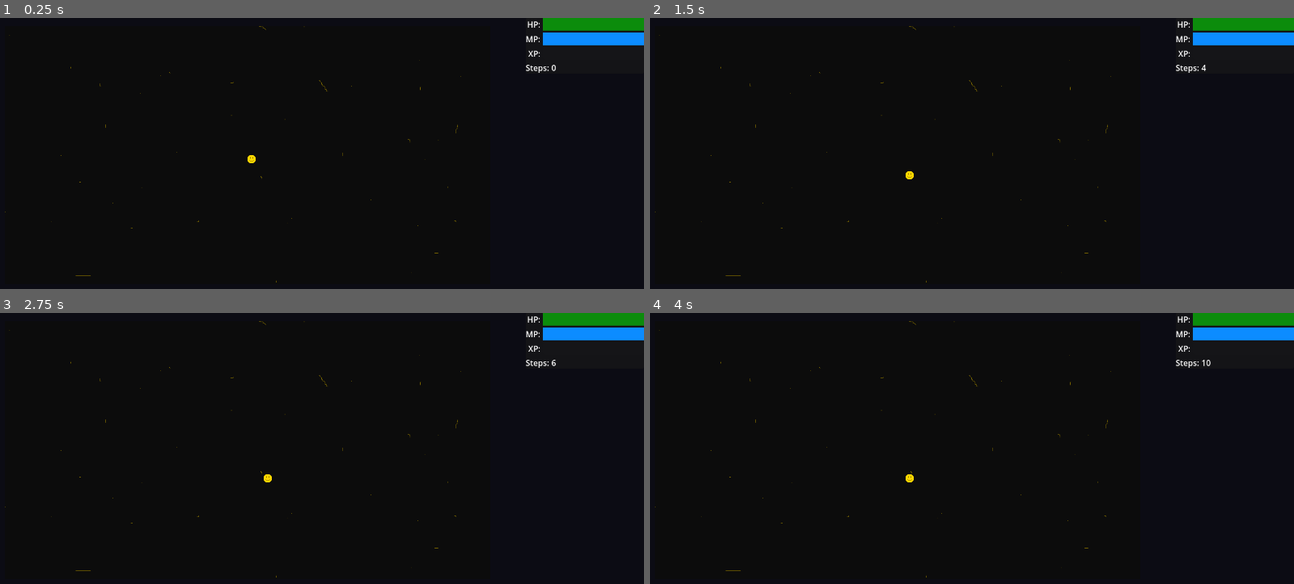
Above: before the commit, frames 1-4 (two rows, left to right).
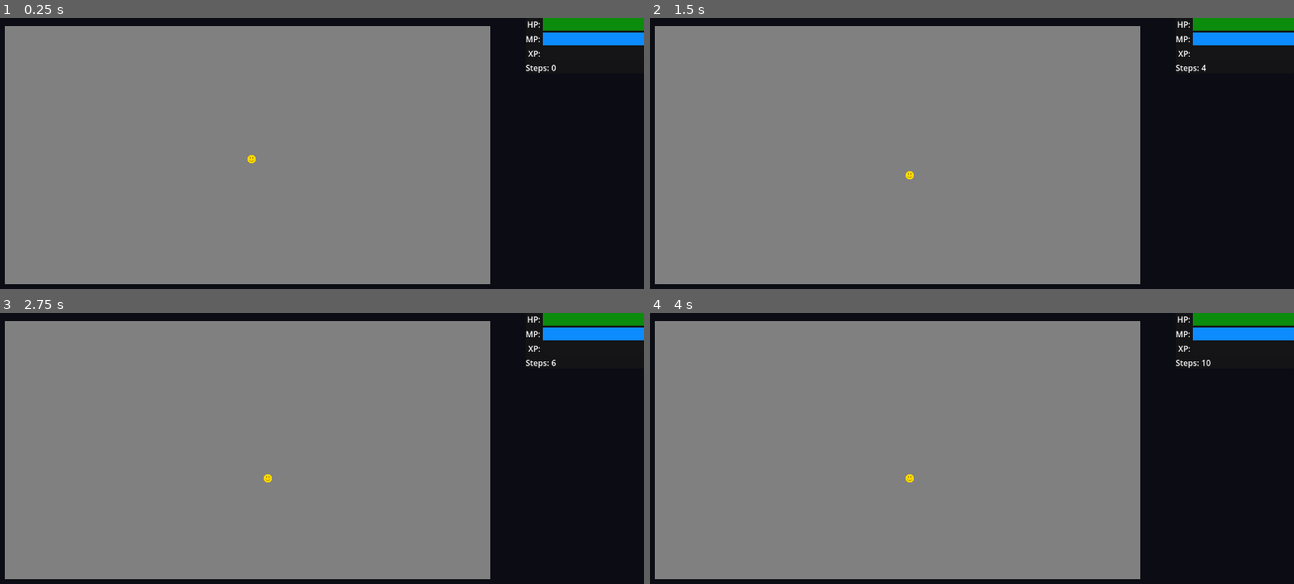
Above: after the commit, the same moments.

Repository: Nopfed/rog
Game: Godot game, scene res://scenes/HUD/HUD.tscn
Two runs of this game, one before a commit and one after it. Both use one fixed random seed, a clock stepped at 60 frames per second and the inputs below.
Inputs:
- Up to frame 1 (0.25 s): no input
- Up to frame 2 (1.5 s): tap Enter at 0.5 s; hold Keypad 3 (down_right) 0.53-1.28 s; tap Keypad 5 (wait) at 0.6, 1.35 s; tap Space at 1.25 s; hold Keypad 2 (down) from 1.28 s (still down)
- Up to frame 3 (2.75 s): tap Enter at 2 s; release Keypad 2 (down) at 2.03 s; hold Keypad 3 (down_right) from 2.03 s (still down); tap Keypad 5 (wait) at 2.1 s
- Up to frame 4 (4 s): tap Space at 2.75 s; release Keypad 3 (down_right) at 2.78 s; hold Keypad 8 (up) 2.78-3.53 s; tap Keypad 5 (wait) at 2.85, 3.6 s; tap Enter at 3.5 s; hold Keypad 1 (down_left) from 3.53 s (still down)

The runs differ from the first frame. In frame 1, 72% of the frame differs, in the area x 0-77%, y 2-99%; in frame 2, 72%; in frame 3, 72%; in frame 4, 72%.

Commit message:
WIP: Map generation

Diff:
--- a/game.gd
+++ b/game.gd
@@ -2,11 +2,17 @@
 
 @onready var exitScene = preload("res://scenes/exit/exit.tscn")
 
-const MAX_MAP_WIDTH = 100
-const MAX_MAP_HEIGHT = 100
-const MIN_MAP_WIDTH = 20
-const MIN_MAP_HEIGHT = 20
+@export var noiseTexture: NoiseTexture2D
 
+const MAX_MAP_WIDTH := 100
+const MAX_MAP_HEIGHT := 100
+const MIN_MAP_WIDTH := 20
+const MIN_MAP_HEIGHT := 20
+const WATER_HEIGHT := -0.6
+const FLOOR_HEIGHT := 0.6
+#const WALL_HEIGHT := 1.0
+
+var noise: Noise
 
 func _ready() -> void:
 	newGame()
@@ -15,28 +21,56 @@
 func newGame():
 	randomize()
 	Global.initialize()
+	noise = noiseTexture.noise
+	noise.seed = randi()
 	drawMap()
 
 
 func drawMap():
-	var map_width = randi_range(MIN_MAP_WIDTH, MAX_MAP_WIDTH)
-	var map_height = randi_range(MIN_MAP_HEIGHT, MAX_MAP_HEIGHT)
+	# TODO -> Starting safe zone
+	# TODO -> If not drawing the first floor, create staircase back up
+	# TODO -> Spawn monsters on non-wall tiles
+	var noiseValue
+	var mapWidth = randi_range(MIN_MAP_WIDTH, MAX_MAP_WIDTH)
+	var mapHeight = randi_range(MIN_MAP_HEIGHT, MAX_MAP_HEIGHT)
+	var floorTiles: Array
 
 	$TileMapLayer.clear()
 
-	# Place Exit Tile
-	var exitX = randi_range(0, map_width)
-	var exitY = randi_range(0, map_height)
+	# Draw Tiles
+	for x in range(-mapWidth, mapWidth):
+		for y in range(-mapHeight, mapHeight):
+			noiseValue = noise.get_noise_2d(x, y)
+			print(noiseValue)
+			# if there is not a pre-drawn cell
+			if $TileMapLayer.get_cell_source_id(Vector2(x, y)) < 0:
+				# Draw Walls
+				if noiseValue > FLOOR_HEIGHT:
+					$TileMapLayer.set_cell(
+						Vector2(x, y),
+						0,
+						Vector2(0, 0)
+					)
+				# Draw floor
+				elif noiseValue > WATER_HEIGHT:
+					floorTiles.append(Vector2(x, y))
+					$TileMapLayer.set_cell(
+						Vector2(x, y),
+						0,
+						Vector2(2, 0)
+					)
+				# Draw water
+				else:
+					$TileMapLayer.set_cell(
+						Vector2(x, y),
+						0,
+						Vector2(5, 0)
+					)
+	var exitCoords = floorTiles.pick_random()
 
-	$TileMapLayer.set_cell(Vector2(exitX, exitY), 0, Vector2(0, 8))
+	$TileMapLayer.set_cell(exitCoords, 0, Vector2(0, 8))
 
 	var exit = exitScene.instantiate()
 
-	exit.position = Vector2(exitX * 16, exitY * 16)
+	exit.position = exitCoords * 16
 	add_child(exit)
-
-
-
-	#for x in map_width:
-		#for y in map_height:
-			#if $TileMapLayer.get_cell_source_id(x, y) != -1:
--- a/game.tscn
+++ b/game.tscn
@@ -1,9 +1,15 @@
-[gd_scene load_steps=7 format=4 uid="uid://bcu5t6jkfpsvb"]
+[gd_scene load_steps=9 format=4 uid="uid://bcu5t6jkfpsvb"]
 
 [ext_resource type="Texture2D" uid="uid://bg4nq82n30gro" path="res://tilemap.png" id="1_80nbo"]
 [ext_resource type="Script" uid="uid://cwr8gsuerswsk" path="res://game.gd" id="1_e2o6t"]
 [ext_resource type="Texture2D" uid="uid://c54kfxcq6pcbb" path="res://parallax_background.png" id="2_fc0e3"]
 [ext_resource type="PackedScene" uid="uid://sm3jtyudqho2" path="res://scenes/player/player.tscn" id="3_feb5d"]
+
+[sub_resource type="FastNoiseLite" id="FastNoiseLite_fc0e3"]
+noise_type = 3
+
+[sub_resource type="NoiseTexture2D" id="NoiseTexture2D_fc0e3"]
+noise = SubResource("FastNoiseLite_fc0e3")
 
 [sub_resource type="TileSetAtlasSource" id="TileSetAtlasSource_e2o6t"]
 texture = ExtResource("1_80nbo")
@@ -96,6 +102,7 @@
 
 [node name="Game" type="Node2D"]
 script = ExtResource("1_e2o6t")
+noiseTexture = SubResource("NoiseTexture2D_fc0e3")
 
 [node name="ParallaxBackground" type="Parallax2D" parent="."]
 repeat_size = Vector2(1600, 900)
